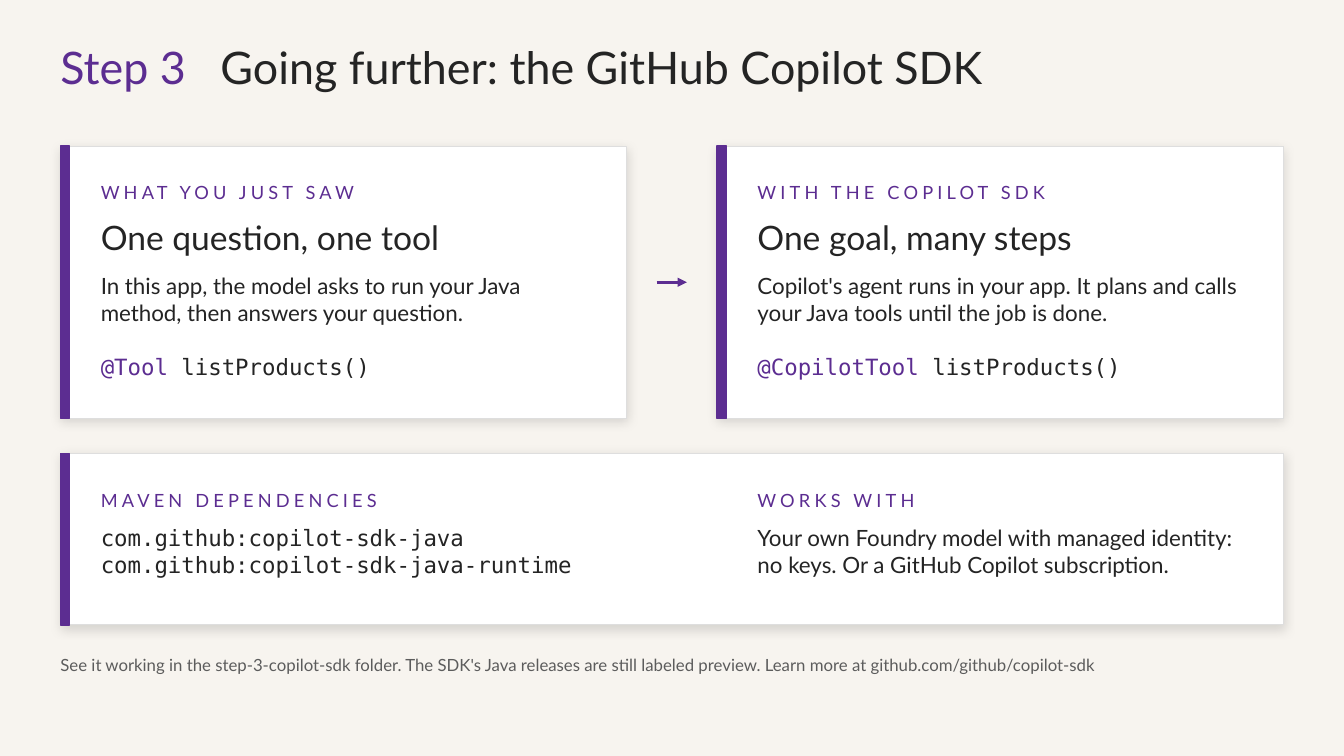
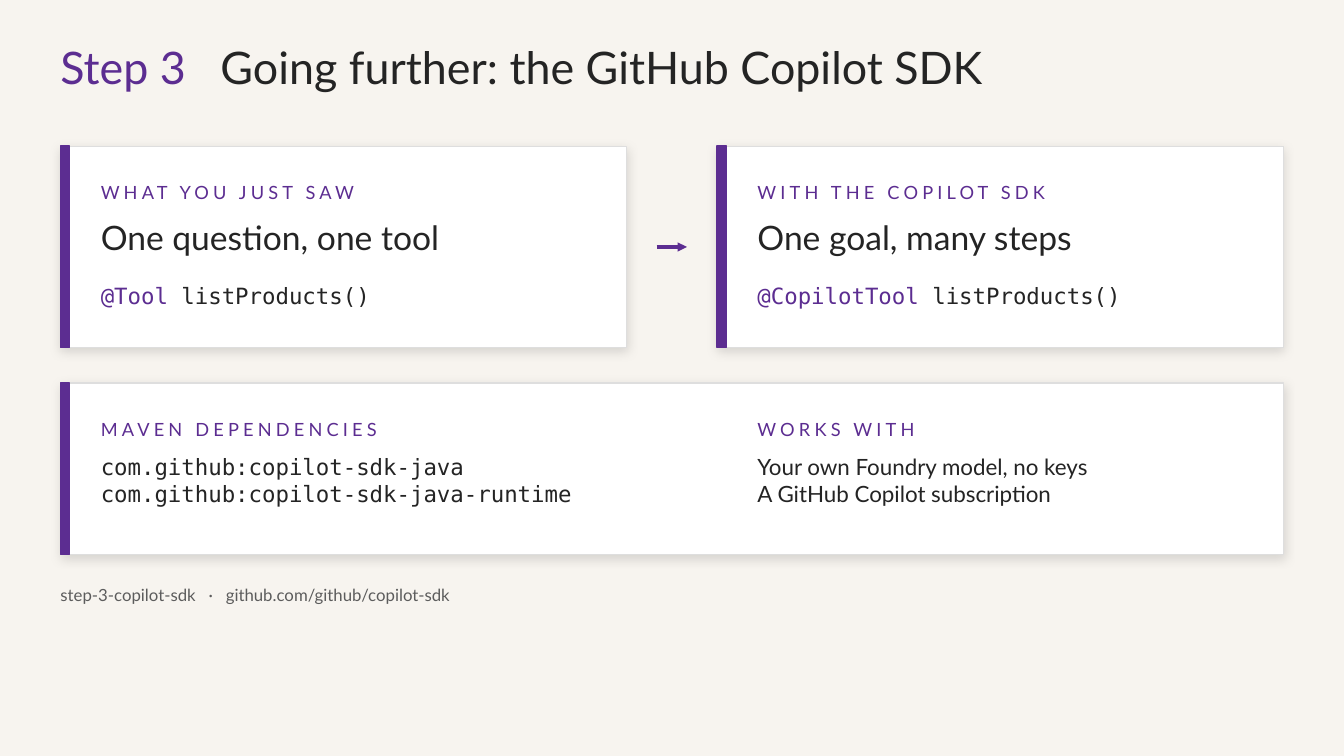
Before and after one commit to roryp/spring-ai-webstore, a slide deck: slide 8 of docs/trail-store-workshop.pptx. Drawn at 1344x756 pixels with LibreOffice and Linux fonts; fonts in the diff are those of the drawing. Boxes give left, top, right and bottom in pixels: in the first picture for what was removed or moved away, otherwise in the second. Text is boxed around its words. In the diff, an @@ line names an element or a change of style, - is before the commit and + after.

```diff
--- a/docs/trail-store-workshop.pptx
+++ b/docs/trail-store-workshop.pptx
@@ rectangle resized from (x1=60, y1=146, x2=627, y2=418) to (x1=60, y1=146, x2=627, y2=348) @@
@@ rectangle resized from (x1=60, y1=146, x2=70, y2=418) to (x1=60, y1=146, x2=70, y2=348) @@
@@ rectangle resized from (x1=718, y1=146, x2=1285, y2=418) to (x1=718, y1=146, x2=1285, y2=348) @@
@@ rectangle resized from (x1=718, y1=146, x2=727, y2=418) to (x1=718, y1=146, x2=727, y2=348) @@
@@ arrow moved from (656, 282) - (688, 282) to (656, 247) - (688, 247) @@
@@ text removed at (x1=101, y1=277, x2=520, y2=325) @@
-In this app, the model asks to run your Java method, then answers your question.
@@ text removed at (x1=757, y1=277, x2=1237, y2=325) @@
-Copilot's agent runs in your app. It plans and calls your Java tools until the job is done.
@@ 5 texts, 2 rectangles moved together from (x1=60, y1=358, x2=1284, y2=625) to (x1=60, y1=287, x2=1284, y2=555) @@
@@ text at (x1=757, y1=458, x2=1087, y2=506): text changed @@
-Your own Foundry model with managed identity: no keys. Or a GitHub Copilot subscription.
+Your own Foundry model, no keys
+A GitHub Copilot subscription
@@ text at (x1=60, y1=588, x2=450, y2=604): text changed @@
-See it working in the step-3-copilot-sdk folder. The SDK's Java releases are still labeled preview. Learn more at github.com/github/copilot-sdk
+step-3-copilot-sdk · github.com/github/copilot-sdk
```
Also in this commit, not shown: 11 other slides changed.
